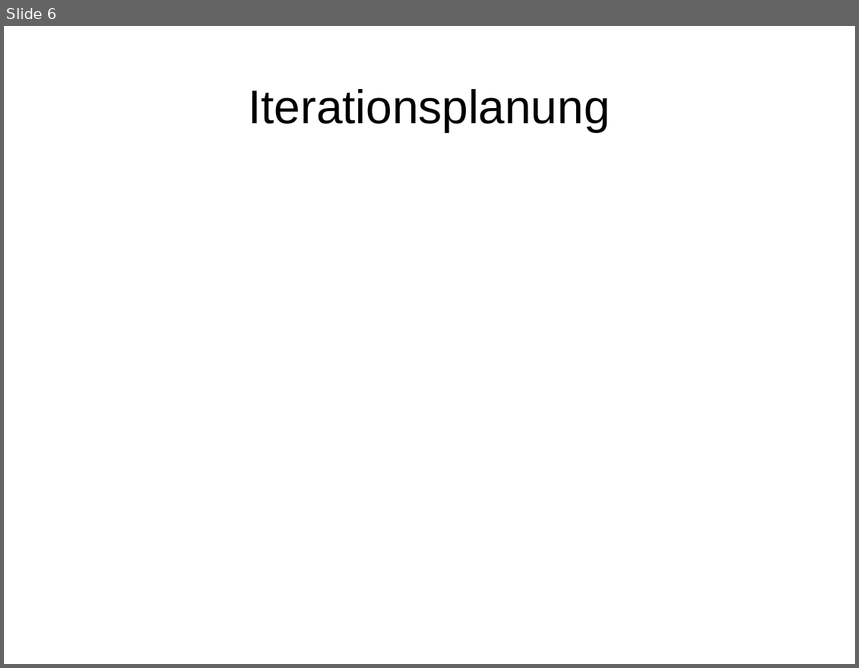
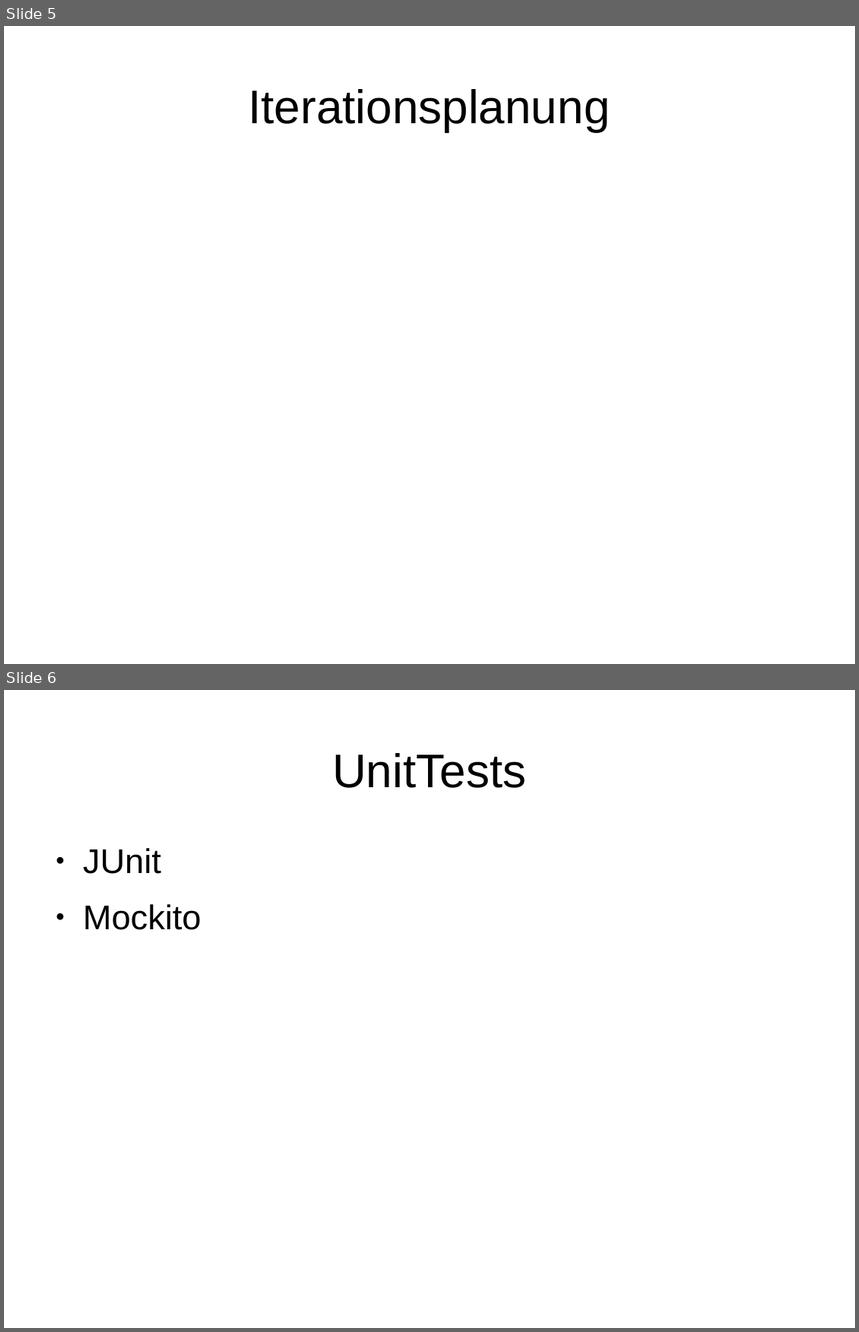
Before and after one commit to delsener/ch.zhaw.mdp.fallstudie, a slide deck: presentation/jmail_presentation.odp. Shown one above the other, each under a label of ours: slide 6 before the commit, slides 5 and 6 after it. The pictures are 859x668 and 859x1332 pixels, drawn with LibreOffice and Linux fonts; fonts in the diff are those of the drawing. Boxes give left, top, right and bottom in pixels: in the first picture for what was removed or moved away, otherwise in the second. Text is boxed around its words. In the diff, an @@ line names an element or a change of style, - is before the commit and + after.

```diff
--- a/presentation/jmail_presentation.odp
+++ b/presentation/jmail_presentation.odp
@@ slide 6 added at (x1=4, y1=690, x2=855, y2=1328), background #FFFFFF @@
@@ title added at (x1=332, y1=753, x2=526, y2=788), 44 pt, text #000000 @@
+UnitTests
@@ text added at (x1=83, y1=848, x2=202, y2=930), 32 pt, text #000000 @@
+● JUnit
+● Mockito
@@ what was slide 6 is now slide 5 @@
```
Also in this commit, not shown: 2 slides changed, 2 other slides added, 4 slides removed.
